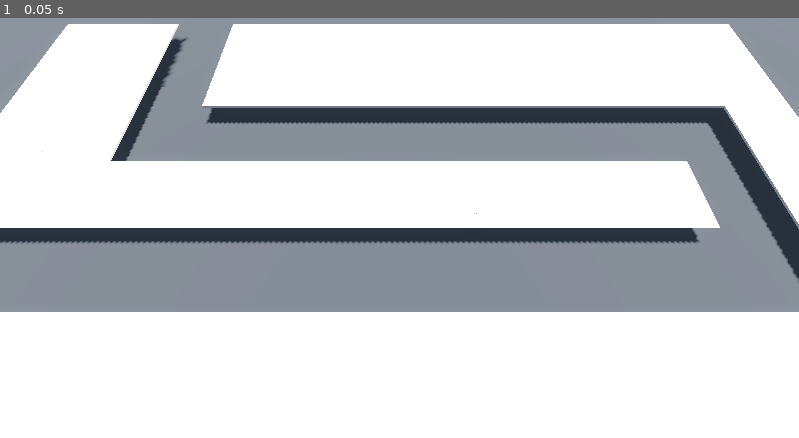
Above: before the commit, frame 1.
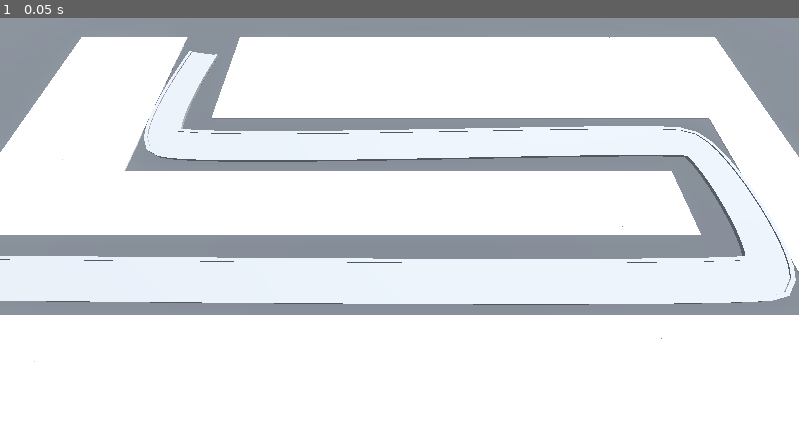
Above: after the commit, the same moment.

Repository: AhmadNasserx/tower-tiles
Game: Godot game, scene res://base_level.tscn
The game is run twice, just before and just after one commit, with the same random seed, the same clock (stepped at 60 frames per second) and the same inputs. The project has no main scene, so this scene is started directly.
Inputs:
- Up to frame 1 (0.05 s): no input

The runs differ from the first frame. In frame 1, 32% of the frame differs, in the area x 0-100%, y 1-82%.

Commit message:
Curves with path3D

Diff:
--- a/base_level.tscn
+++ b/base_level.tscn
@@ -18,6 +18,13 @@
 [sub_resource type="StandardMaterial3D" id="StandardMaterial3D_mewc3"]
 albedo_color = Color(0.266667, 0.266667, 0.266667, 0.266667)
 
+[sub_resource type="Curve3D" id="Curve3D_aj65g"]
+_data = {
+"points": PackedVector3Array(0, 0, 0, 0, 0, 0, -21.4975, 0, 6.19894, -1.32689, 0, 0.516014, 1.32689, 0, -0.516014, 22.3575, 0, 6.21121, 1.16838, 0, 0.618444, -1.16838, 0, -0.618444, 22, 0, -2, 1.2139, 0, 1.05095, -1.2139, 0, -1.05095, -10.112, 0, -2.13764, 0, 0, 0, 0, 0, 0, -9.99507, 0, -10.0922),
+"tilts": PackedFloat32Array(0, 0, 0, 0, 0)
+}
+point_count = 5
+
 [node name="BaseLevel" type="Node3D"]
 
 [node name="WorldEnvironment" type="WorldEnvironment" parent="."]
@@ -36,8 +43,52 @@
 transform = Transform3D(1, 0, 0, 0, 0.422618, 0.906308, 0, -0.906308, 0.422618, 4.09425, 14.5, 9.5)
 
 [node name="GridMap" type="GridMap" parent="."]
+transform = Transform3D(1, 0, 0, 0, 1, 0, 0, 0, 1, 0, -1, 0)
 mesh_library = ExtResource("1_eswxn")
 cell_size = Vector3(4, 2, 4)
 data = {
 "cells": PackedInt32Array(65531, 65533, 0, 65532, 65533, 0, 3, 65533, 0, 4, 65533, 0, 5, 65533, 0, 65531, 2, 0, 65531,  …(655 unchanged characters)…
 }
+
+[node name="Path3D" type="Path3D" parent="."]
+transform = Transform3D(1, 0, 0, 0, 1, 0, 0, 0, 1, -0.0862172, 0, 0)
+curve = SubResource("Curve3D_aj65g")
+
+[node name="Road" type="CSGPolygon3D" parent="Path3D"]
+polygon = PackedVector2Array(-1, 0.1, -1, 0.1, 1, 0.1, 1, 0.1)
+mode = 2
+path_node = NodePath("..")
+path_interval_type = 0
+path_interval = 0.5
+path_simplify_angle = 0.0
+path_rotation = 2
+path_local = false
+path_continuous_u = true
+path_u_distance = 1.0
+path_joined = false
+
+[node name="LeftEdge" type="CSGPolygon3D" parent="Path3D"]
+polygon = PackedVector2Array(-1.1, 0, -1.1, 0.15, -0.9, 0.15, -0.9, 0)
+mode = 2
+path_node = NodePath("..")
+path_interval_type = 0
+path_interval = 0.5
+path_simplify_angle = 0.0
+path_rotation = 2
+path_local = false
+path_continuous_u = true
+path_u_distance = 1.0
+path_joined = false
+
+[node name="RightEdge" type="CSGPolygon3D" parent="Path3D"]
+polygon = PackedVector2Array(0.9, 0, 0.9, 0.15, 1.1, 0.15, 1.1, 0)
+mode = 2
+path_node = NodePath("..")
+path_interval_type = 0
+path_interval = 0.5
+path_simplify_angle = 0.0
+path_rotation = 2
+path_local = false
+path_continuous_u = true
+path_u_distance = 1.0
+path_joined = false
Not shown: 1 places in base_level.tscn that only renumber resources
